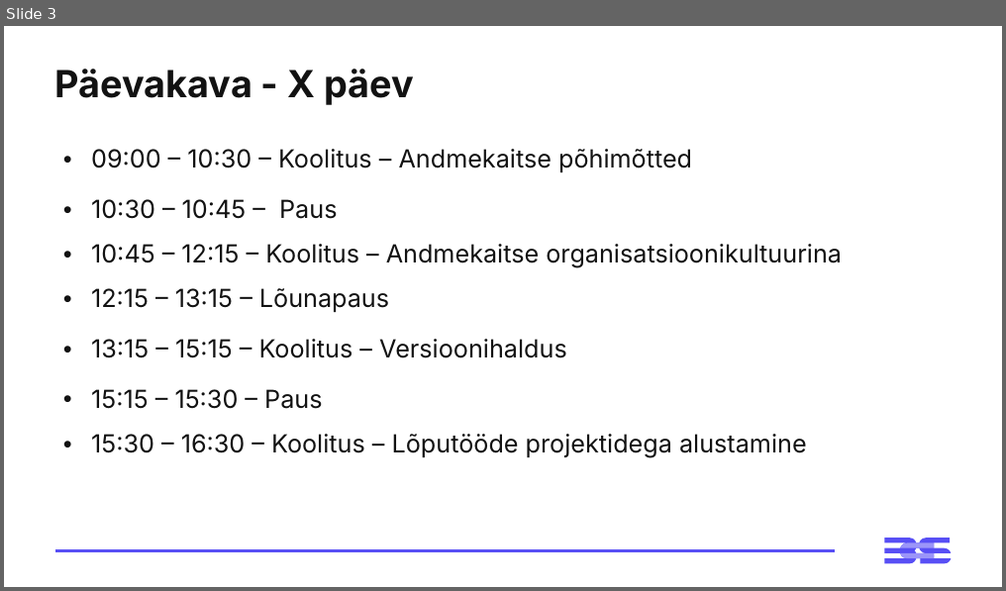
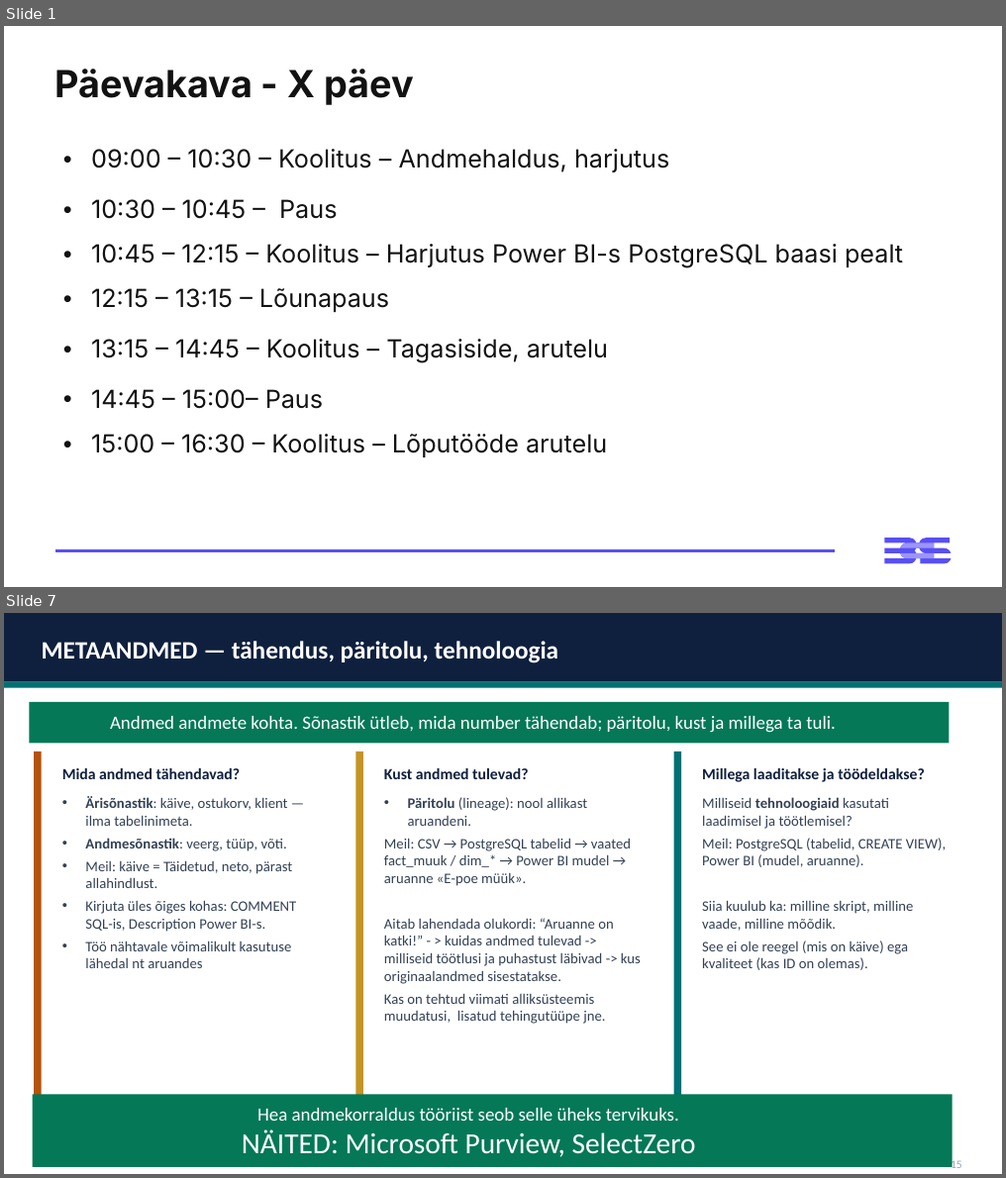
Before and after one commit to emilieabel/andmetarkus, a slide deck: Materjalid/Day10 Andmekaitse/10-paev-andmetarkus-esitlus.pptx. Shown one above the other, each under a label of ours: slide 3 before the commit, slides 1 and 7 after it; the slides between them are not shown. The pictures are 1006x591 and 1006x1178 pixels, drawn with LibreOffice and Linux fonts; fonts in the diff are those of the drawing. Boxes give left, top, right and bottom in pixels: in the first picture for what was removed or moved away, otherwise in the second. Text is boxed around its words. In the diff, an @@ line names an element or a change of style, - is before the commit and + after.

```diff
--- a/Materjalid/Day10 Andmekaitse/10-paev-andmetarkus-esitlus.pptx
+++ b/Materjalid/Day10 Andmekaitse/10-paev-andmetarkus-esitlus.pptx
@@ slide 7 added at <box>4,613,1002,1174</box>, background #FFFFFF @@
@@ rectangle added at <box>4,613,1002,682</box>, fill #0F203E @@
@@ text added at <box>42,641,558,663</box>, 24 pt, text #FFFFFF, bold @@
+METAANDMED — tähendus, päritolu, tehnoloogia
@@ rectangle added at <box>4,682,1002,688</box>, fill #007073 @@
@@ rectangle added at <box>29,702,948,744</box>, fill #047857 @@
@@ text added at <box>110,716,836,733</box>, 18 pt, text #FFFFFF @@
+Andmed andmete kohta. Sõnastik ütleb, mida number tähendab; päritolu, kust ja millega ta tuli.
@@ rounded rectangle added at <box>34,752,341,1130</box>, fill #FFFFFF @@
@@ rectangle added at <box>34,752,42,1130</box>, fill #B45309 @@
@@ rounded rectangle added at <box>355,752,662,1130</box>, fill #FFFFFF @@
@@ rectangle added at <box>355,752,363,1130</box>, fill #C49526 @@
@@ rounded rectangle added at <box>674,752,969,1130</box>, fill #FFFFFF @@
@@ rectangle added at <box>674,752,681,1130</box>, fill #007073 @@
@@ text added at <box>62,768,241,779</box>, 15 pt, text #0F203E, bold @@
+Mida andmed tähendavad?
@@ text added at <box>384,768,528,779</box>, 15 pt, text #0F203E, bold @@
+Kust andmed tulevad?
@@ text added at <box>702,768,925,782</box>, 15 pt, text #0F203E, bold @@
+Millega laaditakse ja töödeldakse?
@@ text added at <box>85,796,297,968</box>, 14 pt, text #334155 @@
+• Ärisõnastik: käive, ostukorv, klient — ilma tabelinimeta.
+• Andmesõnastik: veerg, tüüp, võti.
+• Meil: käive = Täidetud, neto, pärast allahindlust.
+• Kirjuta üles õiges kohas: COMMENT SQL-is, Description Power BI-s.
+• Töö nähtavale võimalikult kasutuse lähedal nt aruandes
@@ text added at <box>702,797,945,970</box>, 14 pt, text #334155 @@
+Milliseid tehnoloogiaid kasutati laadimisel ja töötlemisel?
+Meil: PostgreSQL (tabelid, CREATE VIEW), Power BI (mudel, aruanne).
+Siia kuulub ka: milline skript, milline vaade, milline mõõdik.
+See ei ole reegel (mis on käive) ega kvaliteet (kas ID on olemas).
@@ text added at <box>384,838,641,1024</box>, 14 pt, text #334155 @@
+• Päritolu (lineage): nool allikast aruandeni.
+Meil: CSV → PostgreSQL tabelid → vaated fact_muuk / dim_* → Power BI mudel → aruanne «E-poe müük».
+Aitab lahendada olukordi: “Aruanne on katki!” - > kuidas andmed tulevad -> milliseid töötlusi ja puhastust läbivad -> kus originaalandmed sisestatakse.
+Kas on tehtud viimati alliksüsteemis muudatusi, lisatud tehingutüüpe jne.
@@ rectangle added at <box>33,1094,952,1167</box>, fill #047857 @@
@@ text added at <box>242,1108,696,1157</box>, 18 pt, text #FFFFFF @@
+Hea andmekorraldus tööriist seob selle üheks tervikuks.
+NÄITED: Microsoft Purview, SelectZero
@@ text added at <box>950,1158,962,1168</box>, 11 pt, text #94A3B8 @@
+15
@@ what was slide 3 is now slide 1 @@
@@ slide 1 changed as well @@
@@ table at <box>54,130,951,466</box> @@
-row 1, column 1: 09:00 – 10:30 – Koolitus – Andmekaitse põhimõtted
+row 1, column 1: 09:00 – 10:30 – Koolitus – Andmehaldus, harjutus
-row 3, column 1: 10:45 – 12:15 – Koolitus – Andmekaitse organisatsioonikultuurina
+row 3, column 1: 10:45 – 12:15 – Koolitus – Harjutus Power BI-s PostgreSQL baasi pealt
-row 5, column 1: 13:15 – 15:15 – Koolitus – Versioonihaldus
+row 5, column 1: 13:15 – 14:45 – Koolitus – Tagasiside, arutelu
-row 6, column 1: 15:15 – 15:30 – Paus
+row 6, column 1: 14:45 – 15:00– Paus
-row 7, column 1: 15:30 – 16:30 – Koolitus – Lõputööde projektidega alustamine
+row 7, column 1: 15:00 – 16:30 – Koolitus – Lõputööde arutelu
```
Also in this commit, not shown: 5 other slides changed, 17 other slides added, 26 slides removed, 15 other files.
